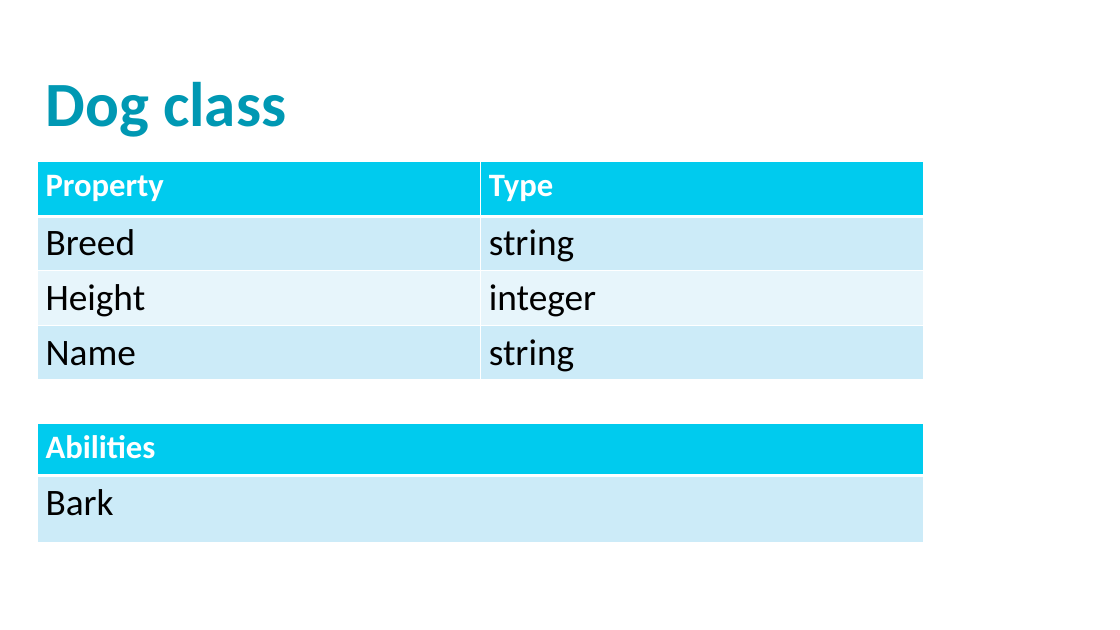
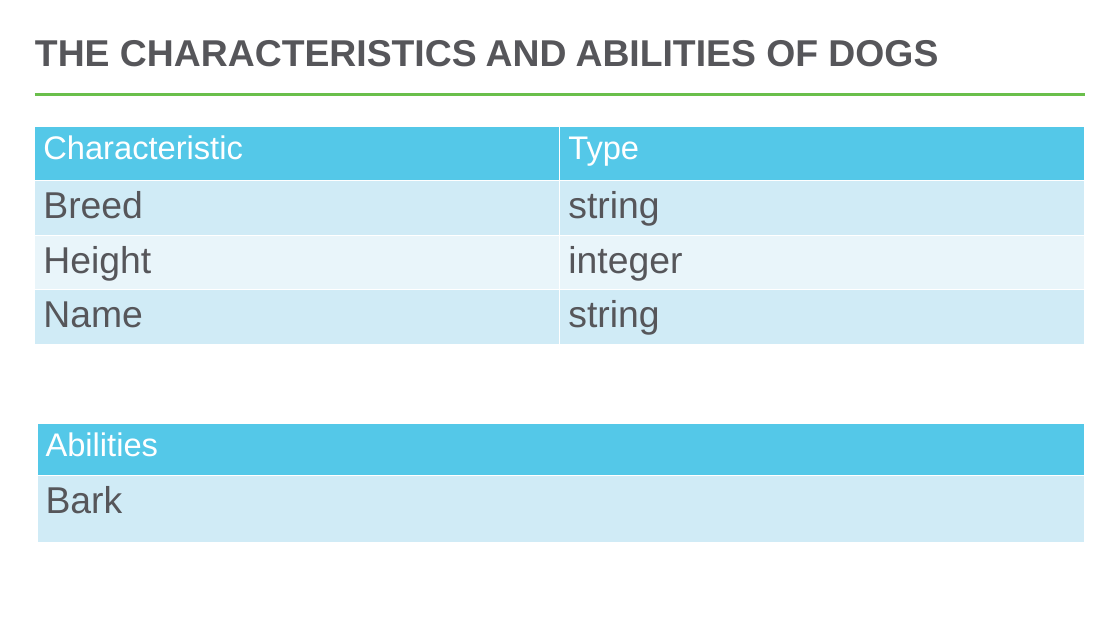
Before and after one commit to hytechclub/cs-102, a slide deck: slide 3 of ClassesIntroduction/ClassesIntro.pptx. Drawn at 1120x630 pixels with LibreOffice and Linux fonts; fonts in the diff are those of the drawing; background and template pictures are left out. Boxes give left, top, right and bottom in pixels: in the first picture for what was removed or moved away, otherwise in the second. Text is boxed around its words. In the diff, an @@ line names an element or a change of style, - is before the commit and + after.

Commit message:
update classes powerpoint

```diff
--- a/ClassesIntroduction/ClassesIntro.pptx
+++ b/ClassesIntroduction/ClassesIntro.pptx
@@ title added at bbox=[35, 40, 938, 67], 32 pt, text #56565A, bold @@
+THE CHARACTERISTICS AND ABILITIES OF DOGS
@@ text removed at bbox=[46, 81, 286, 137] @@
-Dog class
@@ line added from (35, 94) to (1086, 94), #54C8E8 2.25 pt @@
@@ table at bbox=[35, 126, 1086, 344] @@
-row 1, column 1: Property
+row 1, column 1: Characteristic
@@ fill #00CBEE to #54C8E8 in row 1 @@
@@ fill #CCECF8 to #D1EBF6 in 4 cells @@
@@ fill #E7F6FC to #E9F5FB in row 3 @@
@@ font Calibri to Arial in "Type", "Breed", "string", "Height" and 3 more places @@
@@ bold off in "Type" @@
@@ text colour #000000 to #56565A in "Breed", "string", "Height", "integer" and 2 more places @@
@@ table: place and size @@
-table at bbox=[37, 161, 924, 380]
+table at bbox=[35, 126, 1086, 344]
@@ table at bbox=[37, 423, 1085, 544] @@
@@ fill #00CBEE to #54C8E8 in row 1, column 1 @@
@@ fill #CCECF8 to #D1EBF6 in row 2, column 1 @@
@@ font Calibri to Arial @@
@@ bold off in "Abilities" @@
@@ text colour #000000 to #56565A in "Bark" @@
@@ table: place and size @@
-table at bbox=[37, 423, 923, 544]
+table at bbox=[37, 423, 1085, 544]
```
Also in this commit, not shown: 6 other slides changed, 7 slides added, 3 slides removed.
